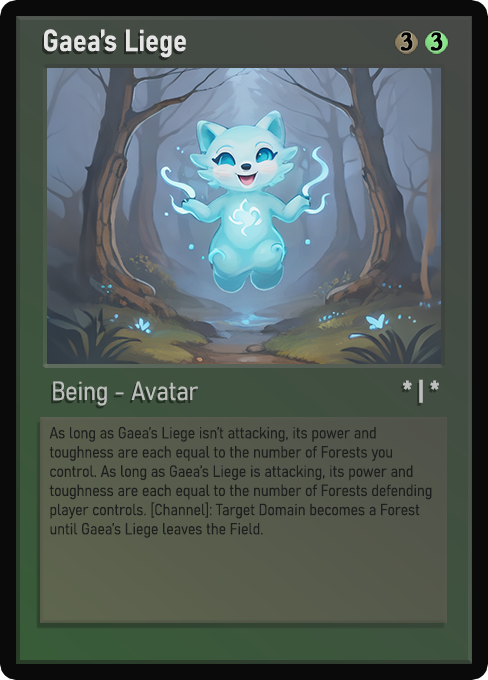
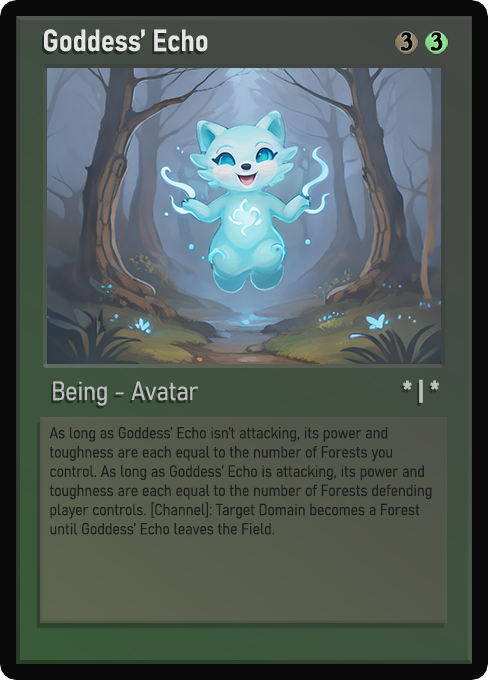
Revision of a layered 488x680 image; what changed, layer by layer:
painted on "Name" over [60, 29, 208, 58]
painted on "Desc_smaller" over [90, 427, 424, 538]
